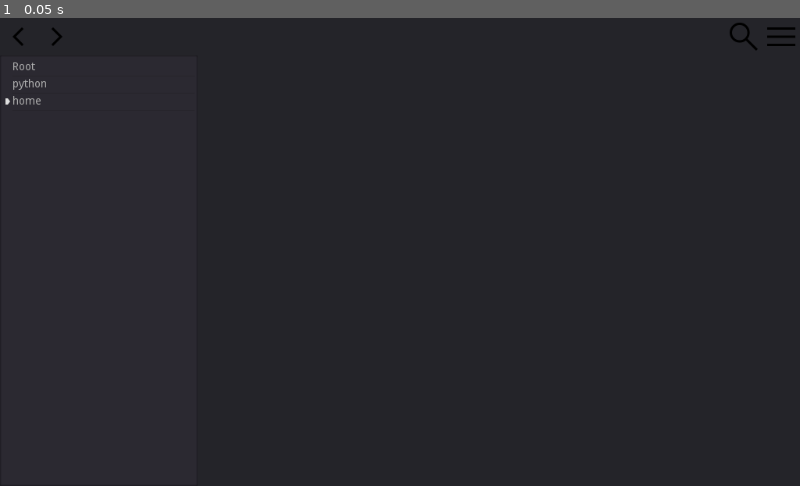
Above: before the commit, frame 1.
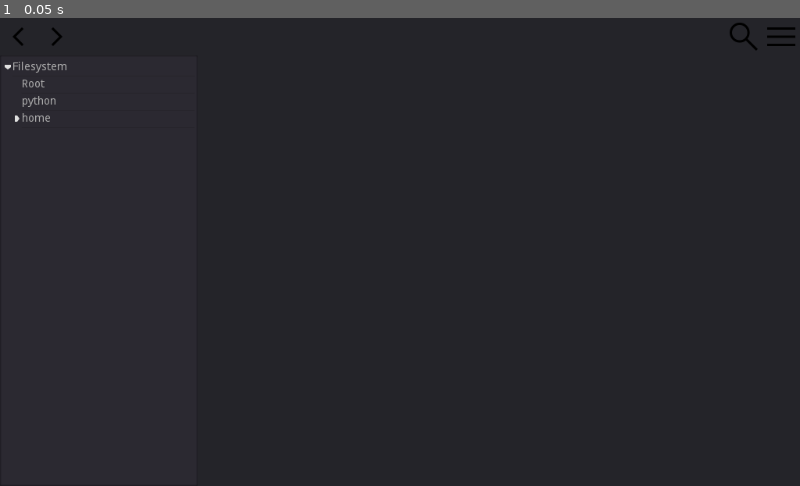
Above: after the commit, the same moment.

Repository: Koumarin/file-manager
Game: Godot game, scene res://scn/main.tscn
The game is run twice, just before and just after one commit, with the same random seed, the same clock (stepped at 60 frames per second) and the same inputs. The engine's default icon, where the game draws it, is replaced by a stand-in: a white triangle on a blue panel in a dark square.
Inputs:
- Up to frame 1 (0.05 s): no input

The runs differ from the first frame. In frame 1, 0.2% of the frame differs, in the area x 0-9%, y 9-23%.

Commit message:
refactor directory tree creation

Diff:
--- a/scn/file-tree.tscn
+++ b/scn/file-tree.tscn
@@ -8,29 +8,24 @@
 var directory := Directory.new()
 
 func _ready() -> void:
-	var item: TreeItem
+	var root: TreeItem
 
 	connect('item_activated', self, '_on_item_activated')
 	connect('item_collapsed', self, '_on_item_collapsed')
 
-	set_hide_root(true)
-	item = create_item()
-	item.set_text(0, 'Filesystem')
-	item.set_selectable(0, false)
+	set_hide_root(false)
+	root = create_item()
+	root.set_text(0, 'Filesystem')
+	root.set_selectable(0, false)
 
 	for i in range(directory.get_drive_count()):
 		var path := get_drive(i)
-		var subdirs: Array
+		var dir  := add_directory(root, path)
 
-		item = create_item()
-		item.set_text(0, Util.translate_path_name(path))
-		item.set_metadata(0, path)
-		item.collapsed = true
+		update_subdirectories(dir)
 
-		update_subdirectories(item)
-
-func update_subdirectories(item: TreeItem) -> void:
-	var path: String = cascade_tree(item)
+func update_subdirectories(root: TreeItem) -> void:
+	var path: String = cascade_tree(root)
 	var subdirs     := Util.get_subdirectories(path)
 
 	## If we just got here from a Tree signal, it's most likely that
@@ -38,12 +33,18 @@
 	## frame until the tree unblocks.
 	yield(get_tree(), 'idle_frame')
 	for dir in subdirs:
-		var subitem := create_item(item)
+		add_directory(root, dir)
 
-		if subitem:
-			subitem.set_text(0, Util.translate_path_name(dir))
-			subitem.set_metadata(0, dir)
-			subitem.collapsed = true
+func add_directory(root: TreeItem, path: String) -> TreeItem:
+	var item: TreeItem
+
+	item = create_item(root)
+	if item:
+		item.set_text(0, Util.translate_path_name(path))
+		item.set_metadata(0, path)
+		item.collapsed = true
+		return item
+	return null
 
 func get_drive(idx: int) -> String:
 	var path := directory.get_drive(idx)
@@ -70,7 +71,7 @@
 
 ### This triggers both when an item collapses and when it's uncollapsed.
 func _on_item_collapsed (item: TreeItem) -> void:
-	if not item.collapsed:
+	if not item.collapsed and item.get_parent():
 		var path: String = item.get_metadata(0)
 		var i:    TreeItem
 
